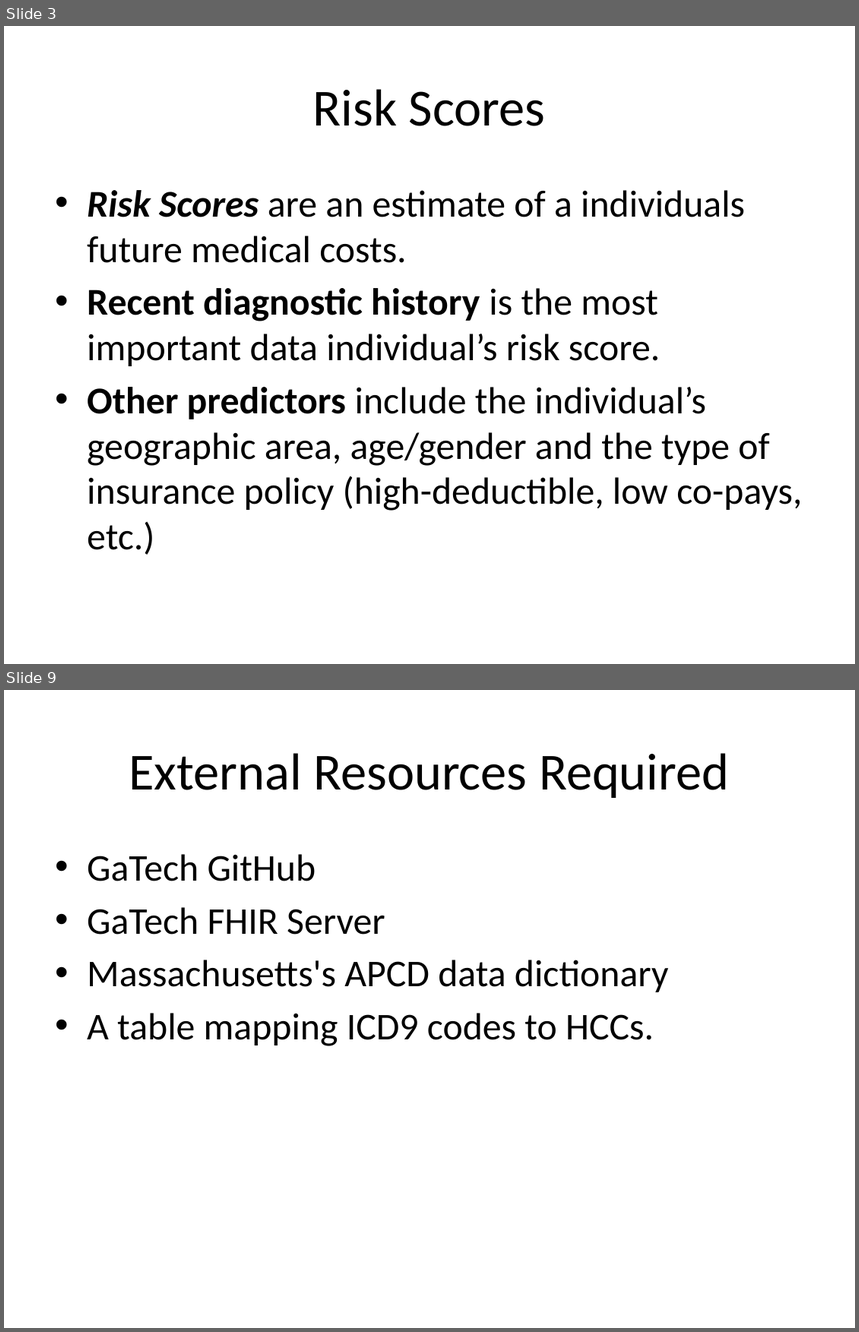
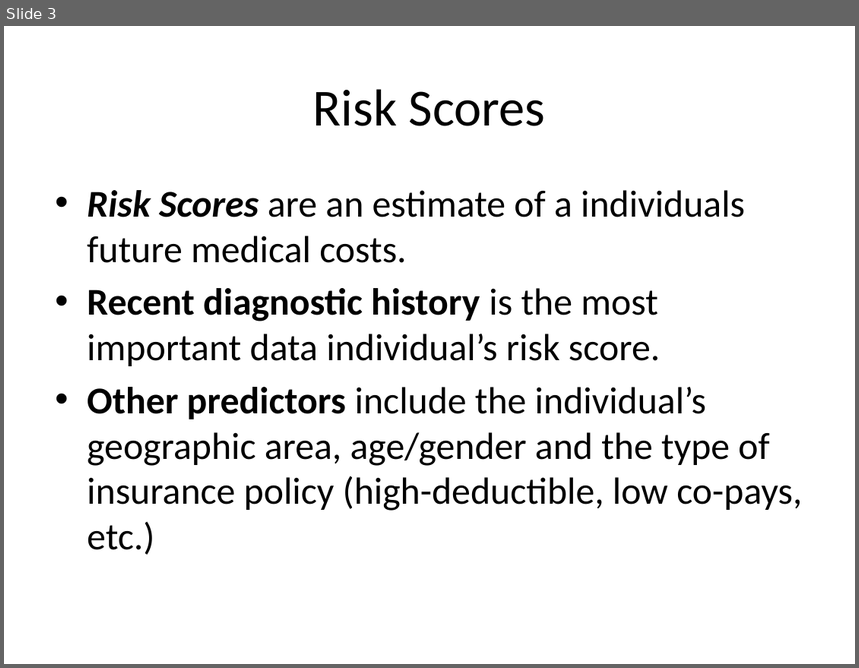
Before and after one commit to AnjaGuillory/FHIRED_Up, a slide deck: Team Deliverable 1/ACA Risk Adjustment EHR Enhancement - FHIRed UP.pptx. Shown one above the other, each under a label of ours: slides 3 and 9 before the commit, slide 3 after it; the slides between them are not shown. The pictures are 859x1332 and 859x668 pixels, drawn with LibreOffice and Linux fonts; fonts in the diff are those of the drawing; background and template pictures are left out. Boxes give left, top, right and bottom in pixels: in the first picture for what was removed or moved away, otherwise in the second. Text is boxed around its words. In the diff, an @@ line names an element or a change of style, - is before the commit and + after.

```diff
--- a/Team Deliverable 1/ACA Risk Adjustment EHR Enhancement - FHIRed UP.pptx
+++ b/Team Deliverable 1/ACA Risk Adjustment EHR Enhancement - FHIRed UP.pptx
@@ slide 9 removed at (x1=4, y1=690, x2=855, y2=1328), background #FFFFFF @@
@@ title removed at (x1=129, y1=753, x2=729, y2=798) @@
-External Resources Required
@@ text removed at (x1=87, y1=854, x2=669, y2=1046) @@
-• GaTech GitHub
-• GaTech FHIR Server
-• Massachusetts's APCD data dictionary
-• A table mapping ICD9 codes to HCCs.
```
Also in this commit, not shown: 3 slides changed, 1 slide added, 5 other slides removed, 1 other file.
